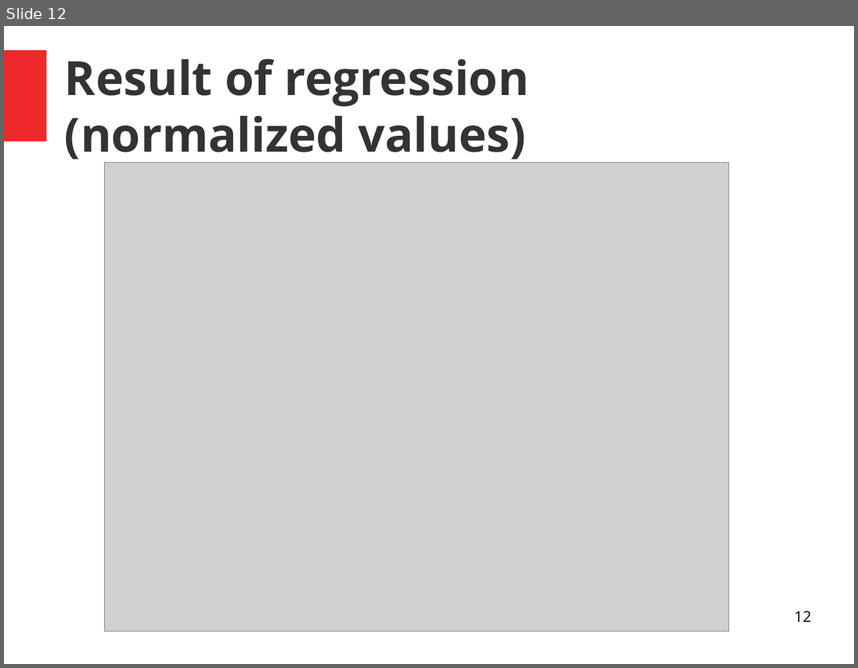
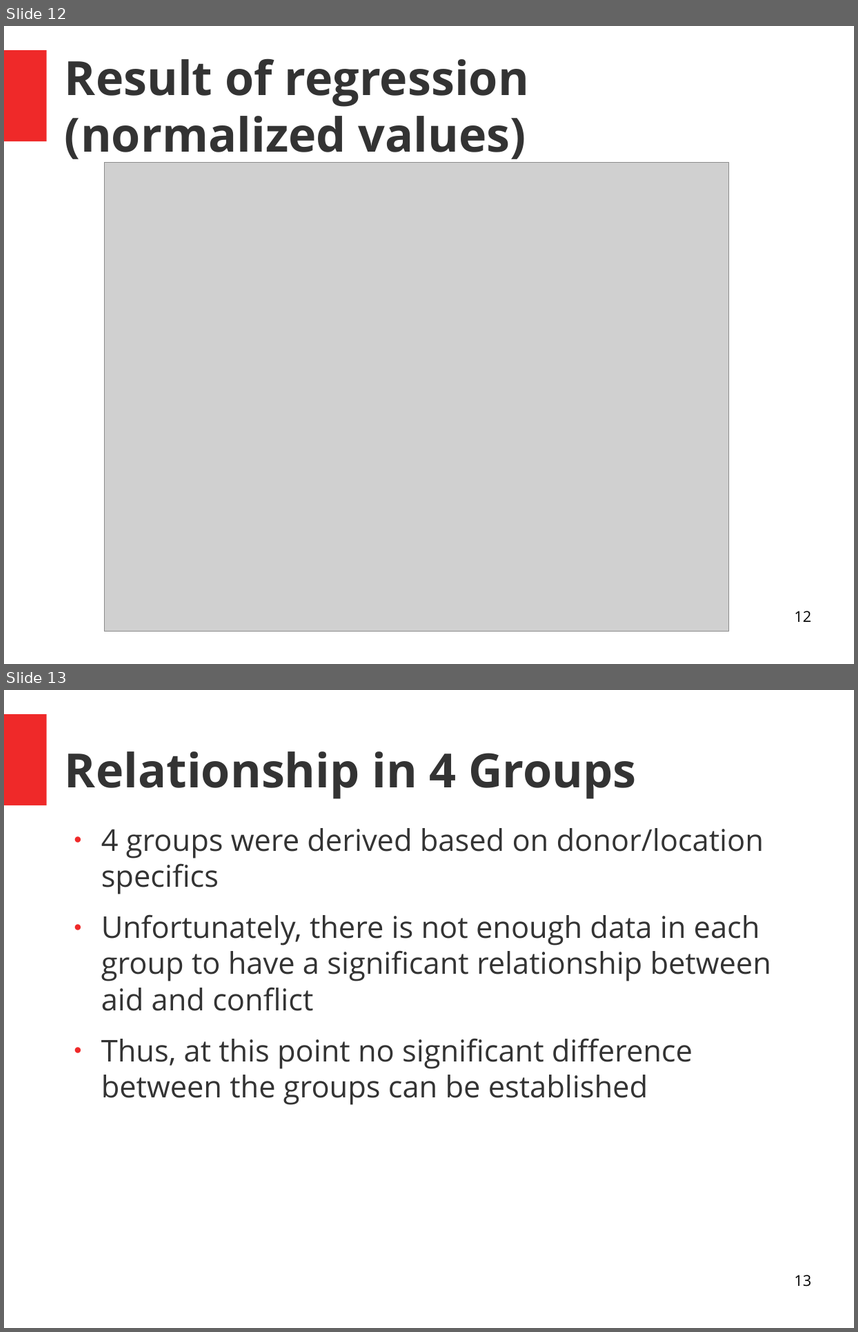
Before and after one commit to ytolochko/Diploma, a slide deck: Presentation.odp. Shown one above the other, each under a label of ours: slide 12 before the commit, slides 12 and 13 after it. The pictures are 858x668 and 858x1332 pixels, drawn with LibreOffice and Linux fonts; fonts in the diff are those of the drawing; grey boxes stand for pictures. Boxes give left, top, right and bottom in pixels: in the first picture for what was removed or moved away, otherwise in the second. Text is boxed around its words. In the diff, an @@ line names an element or a change of style, - is before the commit and + after.

```diff
--- a/Presentation.odp
+++ b/Presentation.odp
@@ slide 13 added at (4, 690, 854, 1328), background #FFFFFF; not listed: 1 template element that a slide beside it also shows @@
@@ title added at (65, 751, 636, 799), 44 pt, text #333333, bold @@
+Relationship in 4 Groups
@@ text added at (101, 828, 771, 1105), 28 pt, text #333333 @@
+● 4 groups were derived based on donor/location specifics
+● Unfortunately, there is not enough data in each group to have a significant relationship between aid and conflict
+● Thus, at this point no significant difference between the groups can be established
@@ page number added at (794, 1274, 811, 1286), 14 pt, text #000000 @@
+13
```
Also in this commit, not shown: 1 slide changed, 1 other slide added, 6 other files.
